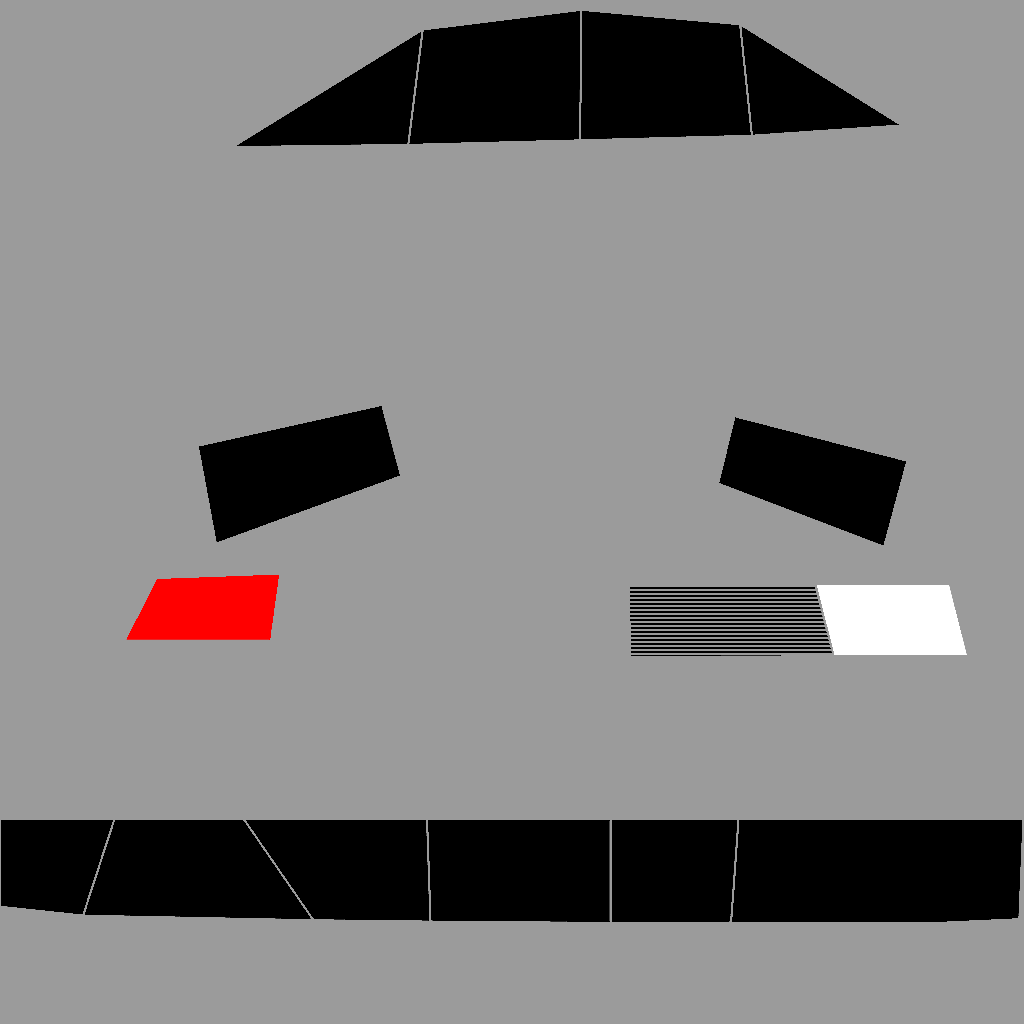
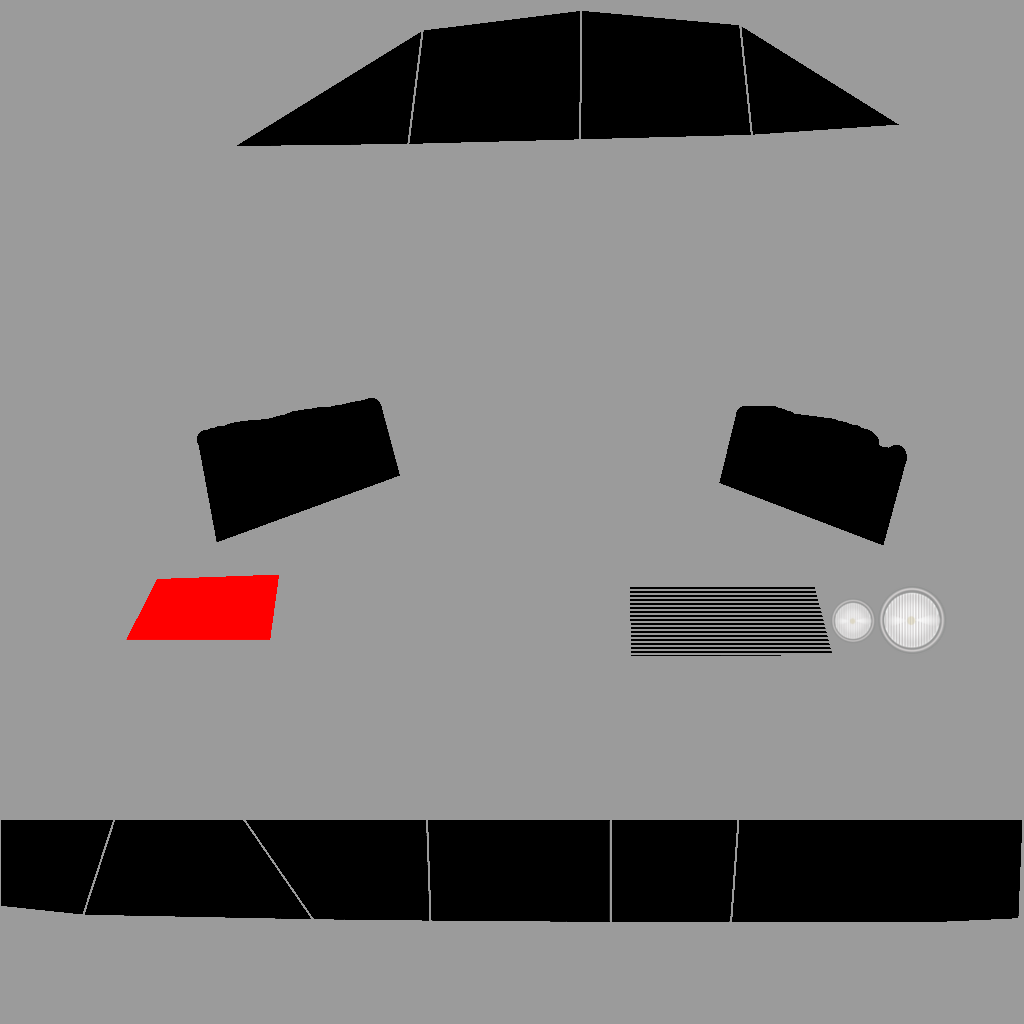
Revision of a layered 1024x1024 image; what changed, layer by layer:
added layer "car-headlight-hi.png copy" above "car-headlight-hi.png" over (x1=830, y1=598, x2=876, y2=644)
added layer "car-headlight-hi.png" above "Pasted Layer" over (x1=878, y1=585, x2=947, y2=655)
added layer "Pasted Layer" above "Car._1_UV_layout.png" over (x1=7, y1=26, x2=1022, y2=922)
painted on "Base_color #1" over (x1=197, y1=398, x2=907, y2=463)
